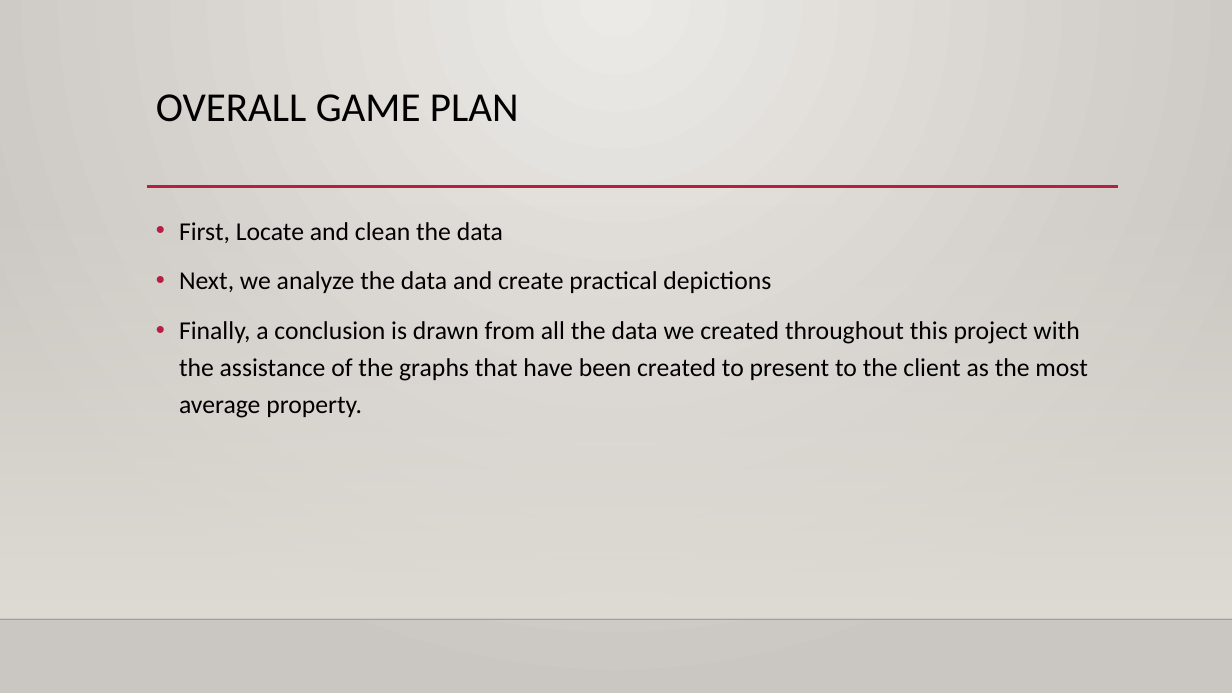
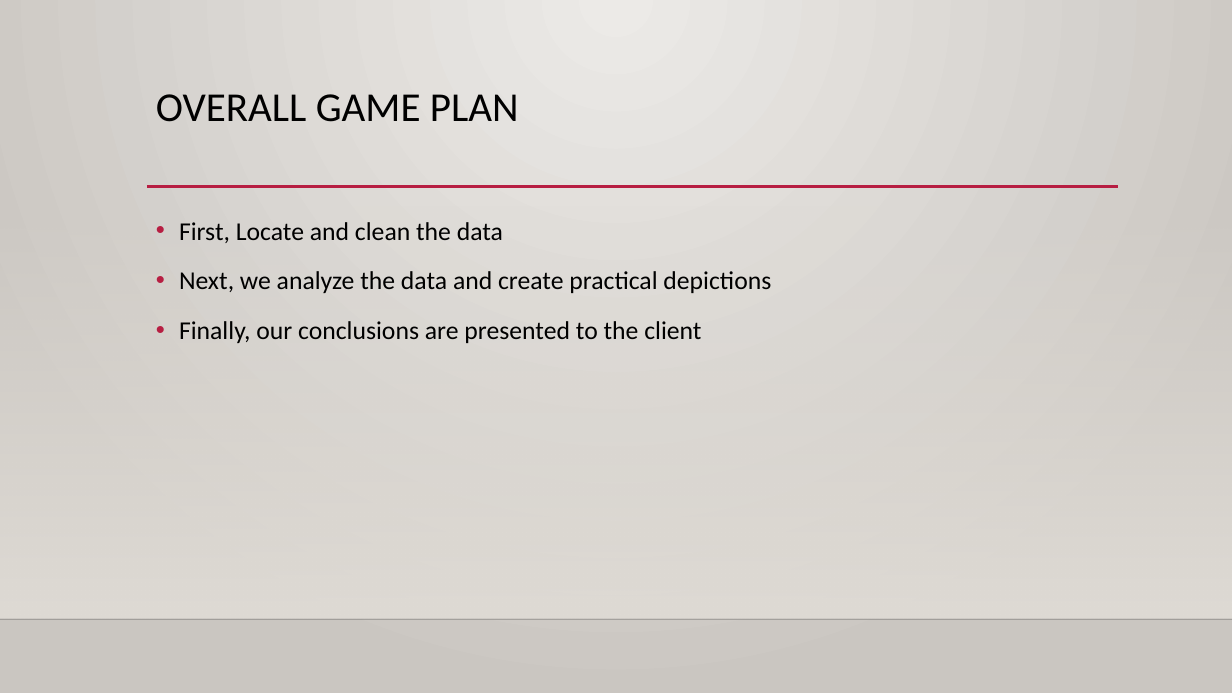
Before and after one commit to scavazos4/Project_One, a slide deck: slide 4 of Sacramento Real Estate.pptx (slide 5 before the commit). Drawn at 1232x693 pixels with LibreOffice and Linux fonts; fonts in the diff are those of the drawing; background and template pictures are left out. Boxes give left, top, right and bottom in pixels: in the first picture for what was removed or moved away, otherwise in the second. Text is boxed around its words. In the diff, an @@ line names an element or a change of style, - is before the commit and + after.

```diff
--- a/Sacramento Real Estate.pptx
+++ b/Sacramento Real Estate.pptx
@@ text at box(179, 321, 701, 343): text changed @@
-• Finally, a conclusion is drawn from all the data we created throughout this project with the assistance of the graphs that have been created to present to the client as the most average property.
+• Finally, our conclusions are presented to the client
```
Also in this commit, not shown: 1 other slide changed, 1 slide removed, 1 other file.
